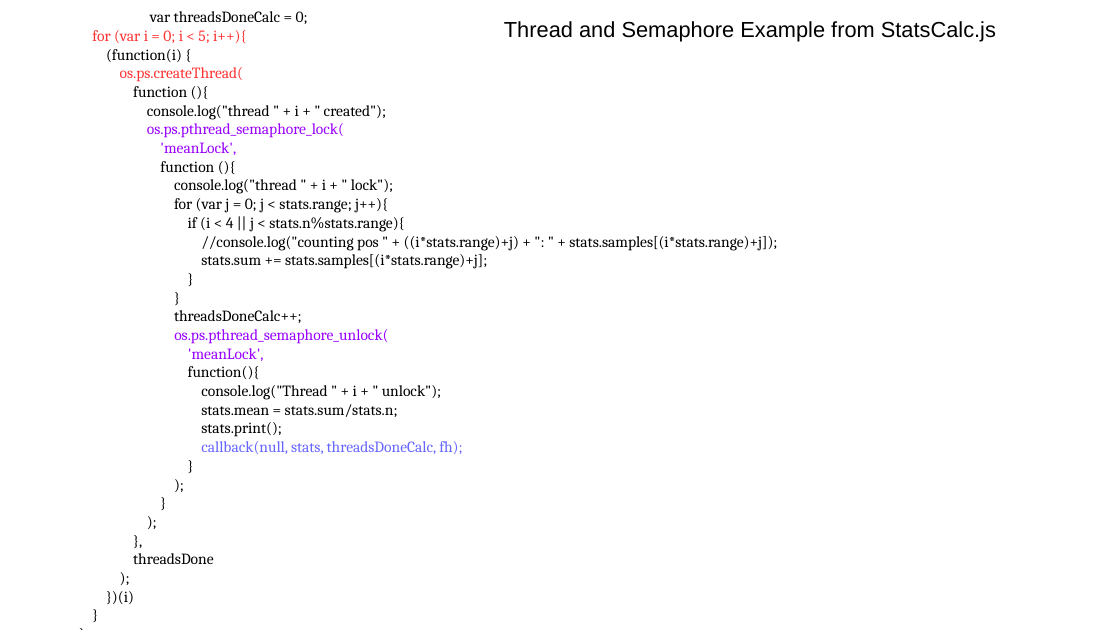
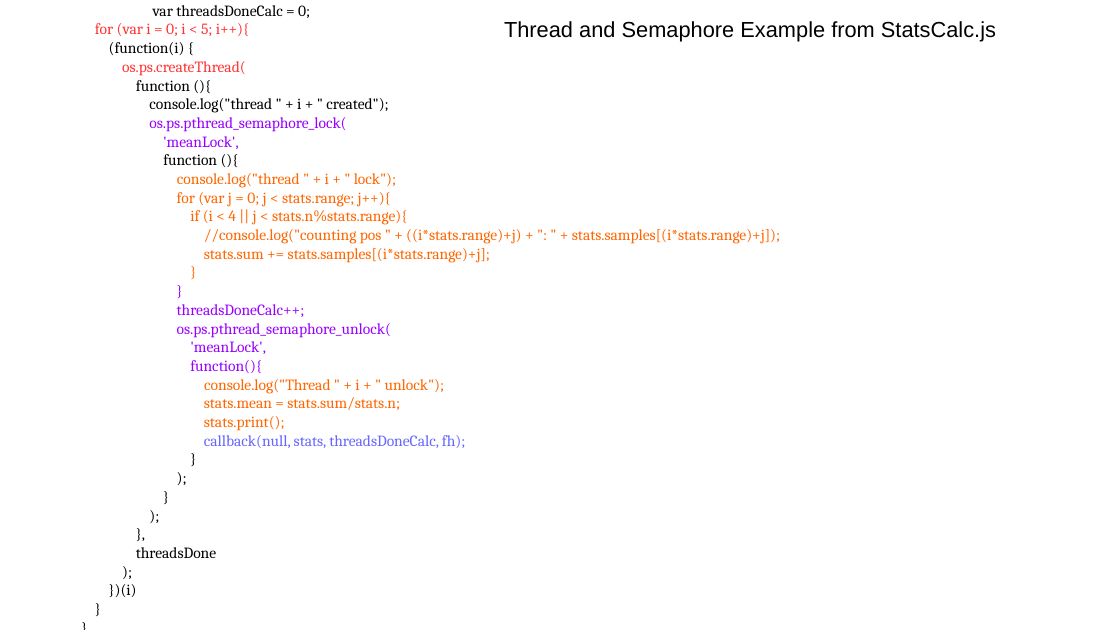
Before and after one commit to tomasre/cs-415-os-dev, a slide deck: slide 6 of CS415_OS_Presentation.pptx. Drawn at 1120x630 pixels with LibreOffice and Linux fonts; fonts in the diff are those of the drawing. Boxes give left, top, right and bottom in pixels: in the first picture for what was removed or moved away, otherwise in the second. Text is boxed around its words. In the diff, an @@ line names an element or a change of style, - is before the commit and + after.

```diff
--- a/CS415_OS_Presentation.pptx
+++ b/CS415_OS_Presentation.pptx
@@ text at <box>177,173,780,431</box>: text colour #000000 to #FF6600 in "console.log("thread " + i + " lock");", "for (var j = 0; j < ...", "if (i < 4 || j < ...", "//console.log("counting pos " + ((i*stats.range)+j) + ": ..." and 5 more places; text colour #000000 to #9900FF in "}", "threadsDoneCalc++;", "function(){" @@
```
Also in this commit, not shown: 3 other slides changed, 1 other file.
